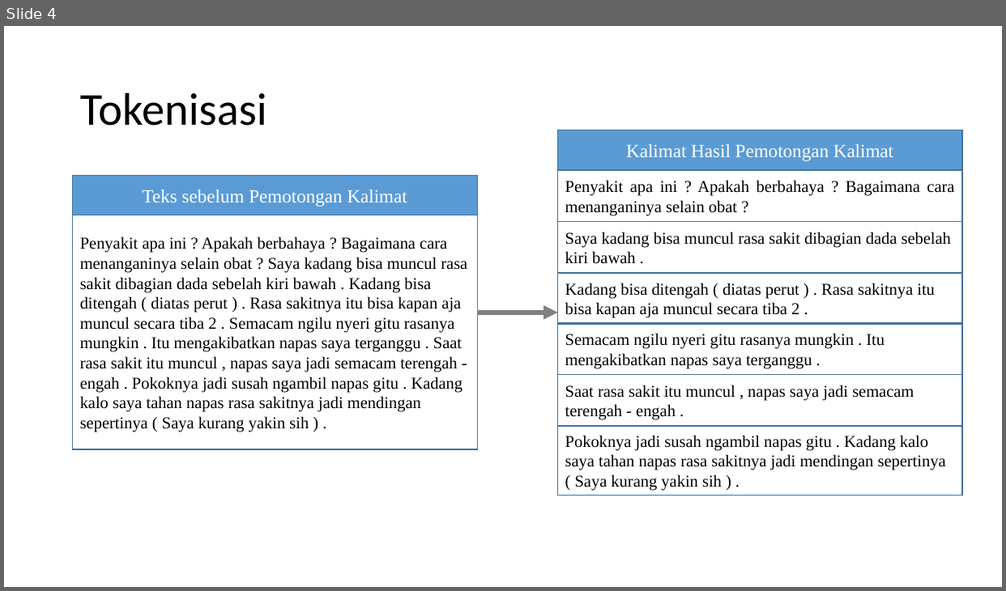
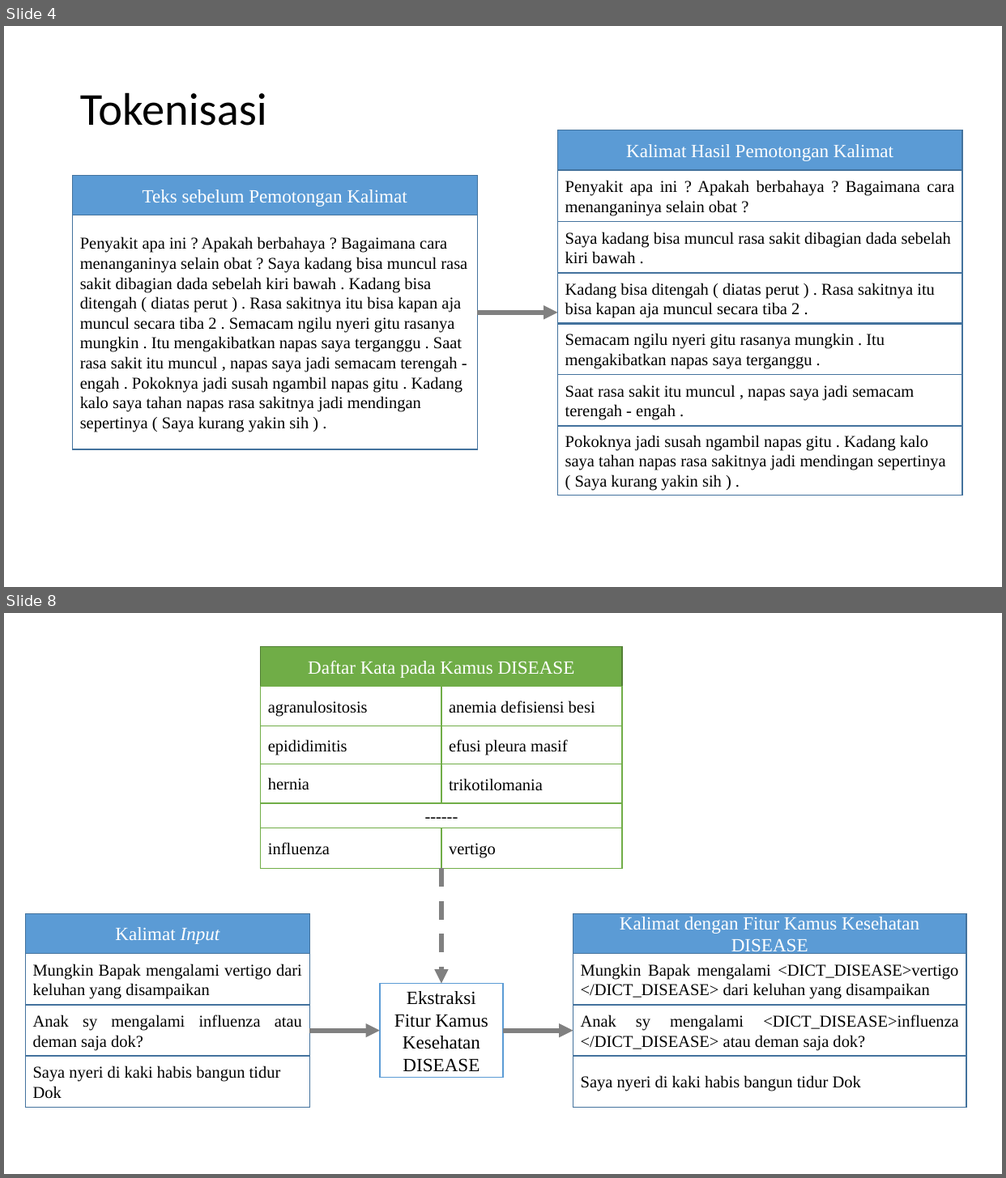
Before and after one commit to valdirachman/srl-doc, a slide deck: images/MER for QA.pptx. Shown one above the other, each under a label of ours: slide 4 before the commit, slides 4 and 8 after it; the slides between them are not shown. The pictures are 1006x591 and 1006x1178 pixels, drawn with LibreOffice and Linux fonts; fonts in the diff are those of the drawing. Boxes give left, top, right and bottom in pixels: in the first picture for what was removed or moved away, otherwise in the second. Text is boxed around its words. In the diff, an @@ line names an element or a change of style, - is before the commit and + after.

```diff
--- a/images/MER for QA.pptx
+++ b/images/MER for QA.pptx
@@ slide 8 added at <box>4,613,1002,1174</box>, background #FFFFFF @@
@@ group added at <box>261,647,622,869</box>: 10 rectangles @@
+Daftar Kata pada Kamus DISEASE
+agranulositosis
+epididimitis
+hernia
+------
+anemia defisiensi besi
+efusi pleura masif
+trikotilomania
+influenza
+vertigo
@@ arrow added from (441, 868) to (441, 983), #808080 4.5 pt dashed @@
@@ rectangle added at <box>380,983,503,1078</box>, fill #FFFFFF, outline #5B9BD5 1 pt, 18 pt, text #000000 @@
+Ekstraksi Fitur Kamus Kesehatan DISEASE
@@ arrow added from (309, 1031) to (380, 1031), #808080 4.5 pt @@
@@ arrow added from (503, 1031) to (573, 1031), #808080 4.5 pt @@
@@ group added at <box>26,914,310,1108</box>: 4 rectangles @@
+Kalimat Input
+Mungkin Bapak mengalami vertigo dari keluhan yang disampaikan
+Anak sy mengalami influenza atau deman saja dok?
+Saya nyeri di kaki habis bangun tidur Dok
@@ group added at <box>573,914,966,1108</box>: 4 rectangles @@
+Kalimat dengan Fitur Kamus Kesehatan DISEASE
+Mungkin Bapak mengalami <DICT_DISEASE>vertigo </DICT_DISEASE> dari keluhan yang disampaikan
+Anak sy mengalami <DICT_DISEASE>influenza </DICT_DISEASE> atau deman saja dok?
+Saya nyeri di kaki habis bangun tidur Dok
```
Also in this commit, not shown: 1 slide changed, 11 other slides added, 39 other files.
